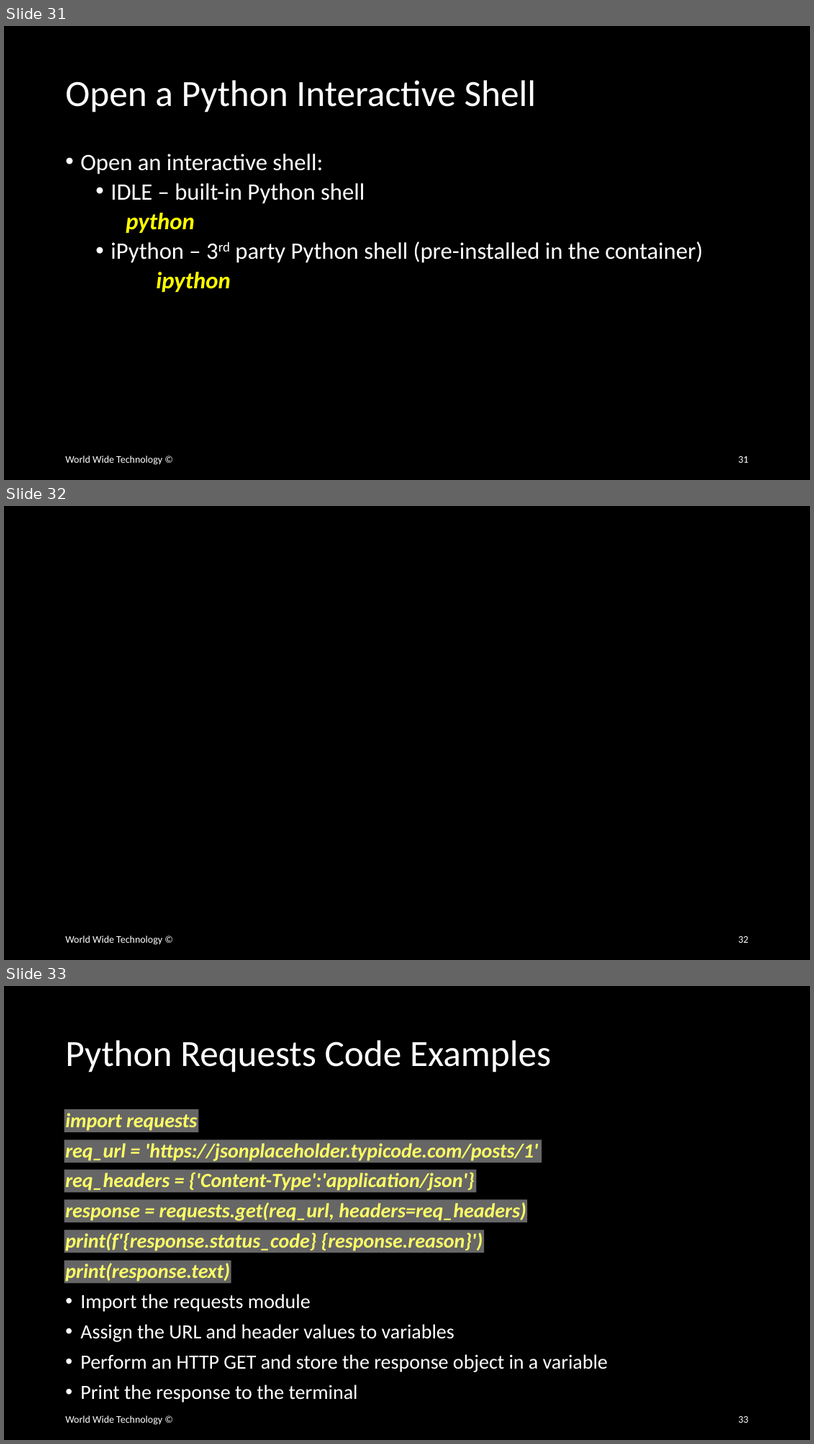
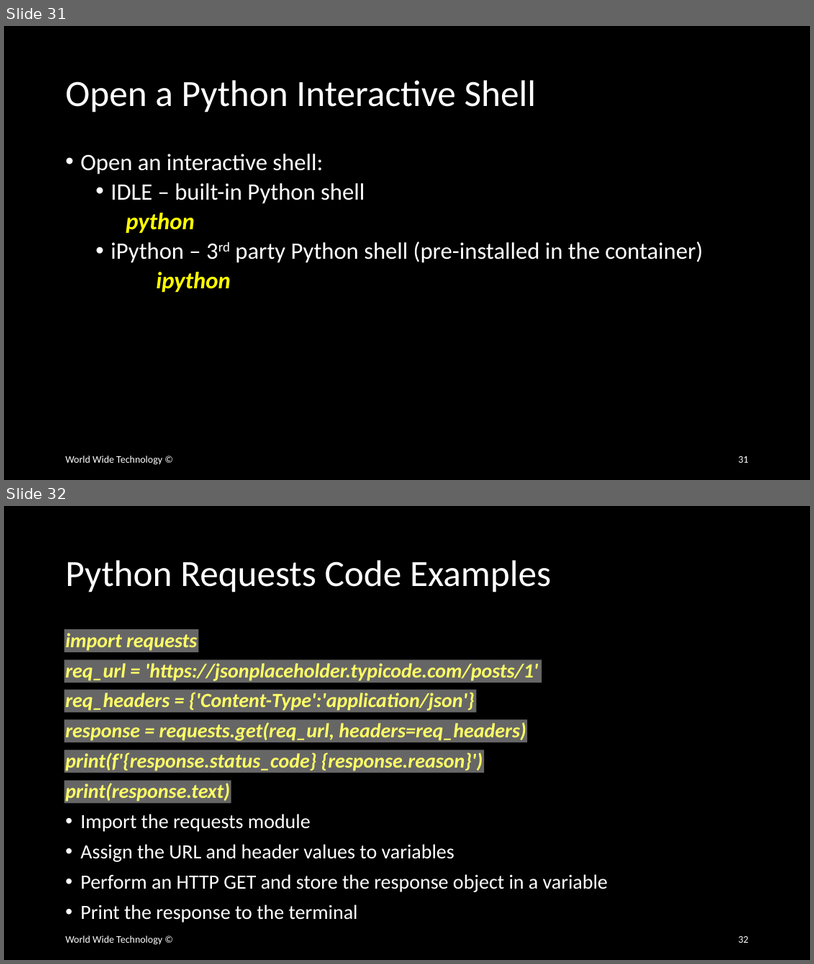
Before and after one commit to wwt/curl-requests-foundations, a slide deck: curl-requests-foundations.pptx. Shown one above the other, each under a label of ours: slides 31, 32 and 33 before the commit, slides 31 and 32 after it. The pictures are 814x1444 and 814x964 pixels, drawn with LibreOffice and Linux fonts; fonts in the diff are those of the drawing. Boxes give left, top, right and bottom in pixels: in the first picture for what was removed or moved away, otherwise in the second. Text is boxed around its words. In the diff, an @@ line names an element or a change of style, - is before the commit and + after.

```diff
--- a/curl-requests-foundations.pptx
+++ b/curl-requests-foundations.pptx
@@ slide 32 removed at (x1=4, y1=506, x2=810, y2=960), background #000000 @@
@@ text removed at (x1=65, y1=935, x2=162, y2=944) @@
-World Wide Technology ©
@@ page number removed at (x1=738, y1=936, x2=748, y2=942) @@
-32
@@ what was slide 33 is now slide 32 @@
@@ page number at (x1=738, y1=936, x2=748, y2=942): text changed @@
-33
+32
```
